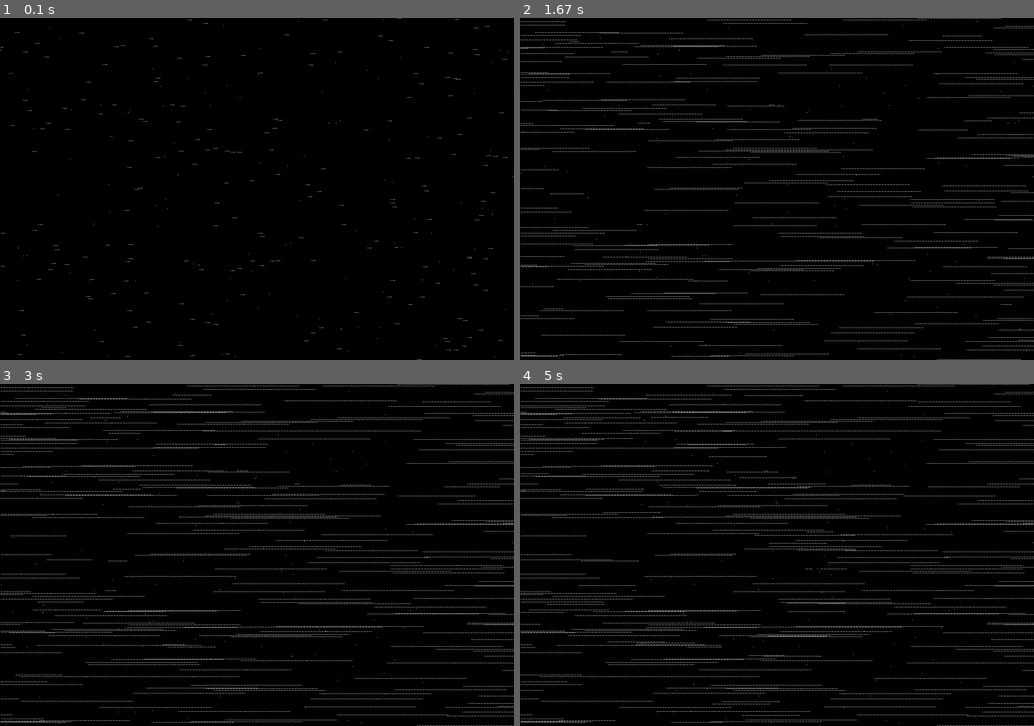
Above: before the commit, frames 1-4 (two rows, left to right).
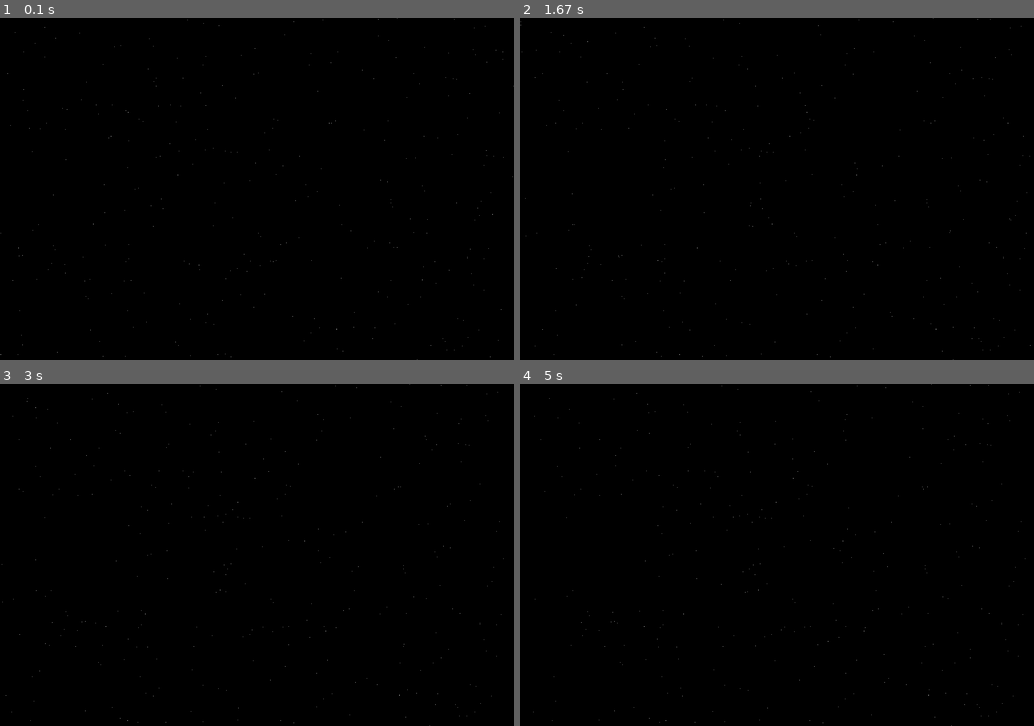
Above: after the commit, the same moments.

Repository: sid-146/devs
Game: pygame game, started from pygameTrials/starfield.py
Two runs of this game, one before a commit and one after it. Both use one fixed random seed, a clock stepped at 60 frames per second and the inputs below.
Inputs:
- Up to frame 1 (0.1 s): no input
- Up to frame 2 (1.67 s): tap Enter at 0.33 s; hold Up 1.17-1.63 s
- Up to frame 3 (3 s): hold Left 2.17-2.7 s; hold Down from 2.73 s (still down)
- Up to frame 4 (5 s): release Down at 3.03 s; hold Up 3.5-3.87 s; hold Right 3.9-4.53 s; hold Down 4.57-4.93 s; hold Left from 4.97 s (still down)

The runs differ from the first frame. In frame 1, 0.3% of the frame differs, in the area x 0-100%, y 0-100%; in frame 2, 4.0%; in frame 3, 5.3%; in frame 4, 5.7%.

Commit message:
Updated starfield

Diff:
--- a/pygameTrials/starfield.py
+++ b/pygameTrials/starfield.py
@@ -63,12 +63,14 @@
 
     stars = initial_stars(window)
 
+    # Place first stars
     for i in range(0, 100):
         window.set_at(stars[i], WHITE)
 
     running = True
     while running:
 
+        # Inputs event handler
         event = pygame.event.poll()
         if (event.type == QUIT):
             break
@@ -84,35 +86,42 @@
             elif (event.key == K_RIGHT):
                 direction = FORWARD
 
+        # Used to create far distance motion
         increment += 1
-
+#! If we do not remove stars before plottng them they will create tails
+        # Erase First Star fields
         for ii in range(0, 100):
             window.set_at(stars[ii], BLACK)
 
+        # Check first star collosion to end of window
         stars = moveStars(window, stars, 0, 100, direction)
 
-        if increment % 2 == 0:
+        # Second Star field
+        if (increment % 2 == 0):
+            # Erase second star field
             for i in range(101, 200):
                 window.set_at(stars[i], BLACK)
 
+            # check second star field collosion with end of window
             stars = moveStars(window, stars, 101, 200, direction)
 
-            for i in range(101, 200):
-                window.set_at(stars[i], BLACK)
-
-            stars = moveStars(window, stars, 101, 200, direction)
-
+            # Placing Lightgrey stars
             for i in range(101, 200):
                 window.set_at(stars[i], LIGHTGRAY)
 
+
+            #  Third star field
             if increment % 5 == 0:
+                # Erase third star field
                 for i in range(201, NUM_STARS):
                     window.set_at(stars[i], BLACK)
 
-            stars = moveStars(window, stars, 201, NUM_STARS, direction)
+                stars = moveStars(window, stars, 201, NUM_STARS, direction)
 
-            for i in range(201, NUM_STARS):
-                window.set_at(stars[i], DARKGRAY)
+                #  Place Darkgrey Stars
+                for i in range(201, NUM_STARS):
+                    window.set_at(stars[i], DARKGRAY)
+
 
         for i in range(0, 10):
             window.set_at(stars[i], WHITE)
